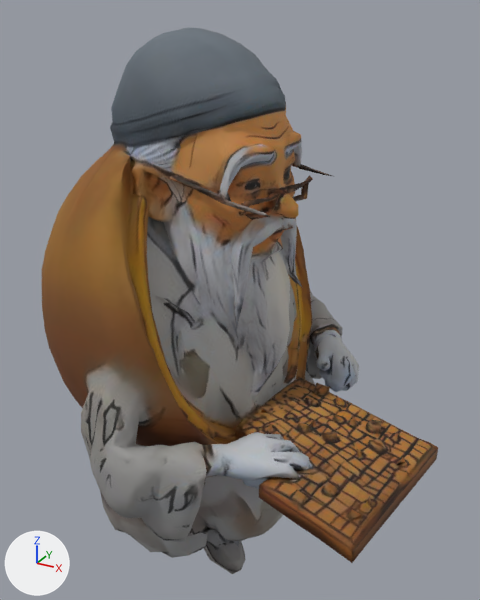
An edit to the glTF model data/tripo_app/c_classic.glb, drawn before and after from the same camera.
Camera for both pictures: a 50 mm camera at (0.546, -1.02, 0.531) aimed at (-0.016, 0.002, 0.02). Lighting does not change. The marker at lower left points along +X, +Y and +Z. The first picture is the older version. Vertices at exactly the same position are counted once.

Names of what the first picture shows: 'tripo_node_4b8d707d-735f-4dce-b76e-3888917e97b2'.
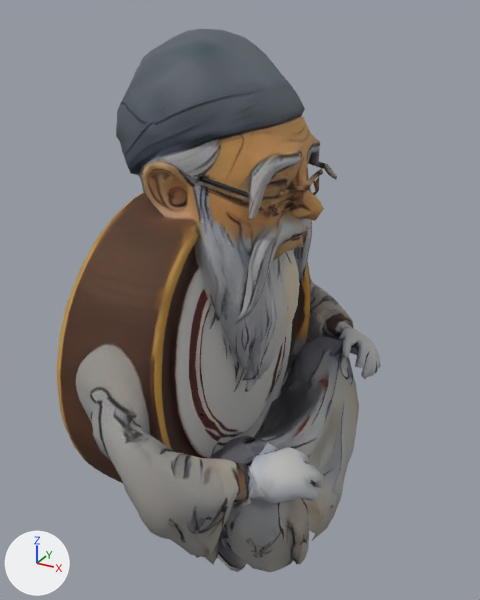
Boxes [x1, y1, x2, y2] around the edits, measured in the pictures (480 x 600 px):
'tripo_node_4b8d707d-735f-4dce-b76e-3888917e97b2', reshaped (18% narrower)
    before: [42, 27, 438, 574]
    after: [56, 29, 381, 572]

The change in detail:
Picture 'Color_600bcdc4-5d63-417a-a1e0-01724b9658dc' (img_color_600bcdc4_5d63_417a_a1e0_01724b9658dc) is new.
Material 'tripo_material_600bcdc4-5d63-417a-a1e0-01724b9658dc' (mat_tripo_material_600bcdc4_5d63_417a_a1e0_01724b9658dc) is new.
Its texture is img_color_600bcdc4_5d63_417a_a1e0_01724b9658dc.
Its roughness is 0.75.
me_tripo_mesh_4b8d707d_735f_4dce_b76e_3888917e97b2 is used by ob_tripo_node_4b8d707d_735f_4dce_b76e_3888917e97b2; location (0.0, 0.0, 0.0).
me_tripo_mesh_4b8d707d_735f_4dce_b76e_3888917e97b2 had 3953 vertices, 7956 faces and spanned x -0.383..0.383, y -0.387..0.388, z -0.5..0.501.
me_tripo_mesh_4b8d707d_735f_4dce_b76e_3888917e97b2 no longer uses material mat_tripo_material_4b8d707d_735f_4dce_b76e_3888917e97b2 (picture img_color_4b8d707d_735f_4dce_b76e_3888917e97b2).
me_tripo_mesh_4b8d707d_735f_4dce_b76e_3888917e97b2 now has 3916 vertices, 7962 faces and spans x -0.235..0.236, y -0.395..0.396, z -0.502..0.5.
me_tripo_mesh_4b8d707d_735f_4dce_b76e_3888917e97b2 part 1: the loose piece of 3928 vertices spanning x -0.383..0.383, y -0.387..0.388, z -0.5..0.501 is rebuilt with 3906 vertices and now spans x -0.235..0.236, y -0.395..0.396, z -0.502..0.5, in mat_tripo_material_600bcdc4_5d63_417a_a1e0_01724b9658dc (picture img_color_600bcdc4_5d63_417a_a1e0_01724b9658dc).
Other edits to the shape of me_tripo_mesh_4b8d707d_735f_4dce_b76e_3888917e97b2 do not show in these pictures.
me_tripo_mesh_4b8d707d_735f_4dce_b76e_3888917e97b2 gains material mat_tripo_material_600bcdc4_5d63_417a_a1e0_01724b9658dc (picture img_color_600bcdc4_5d63_417a_a1e0_01724b9658dc).
